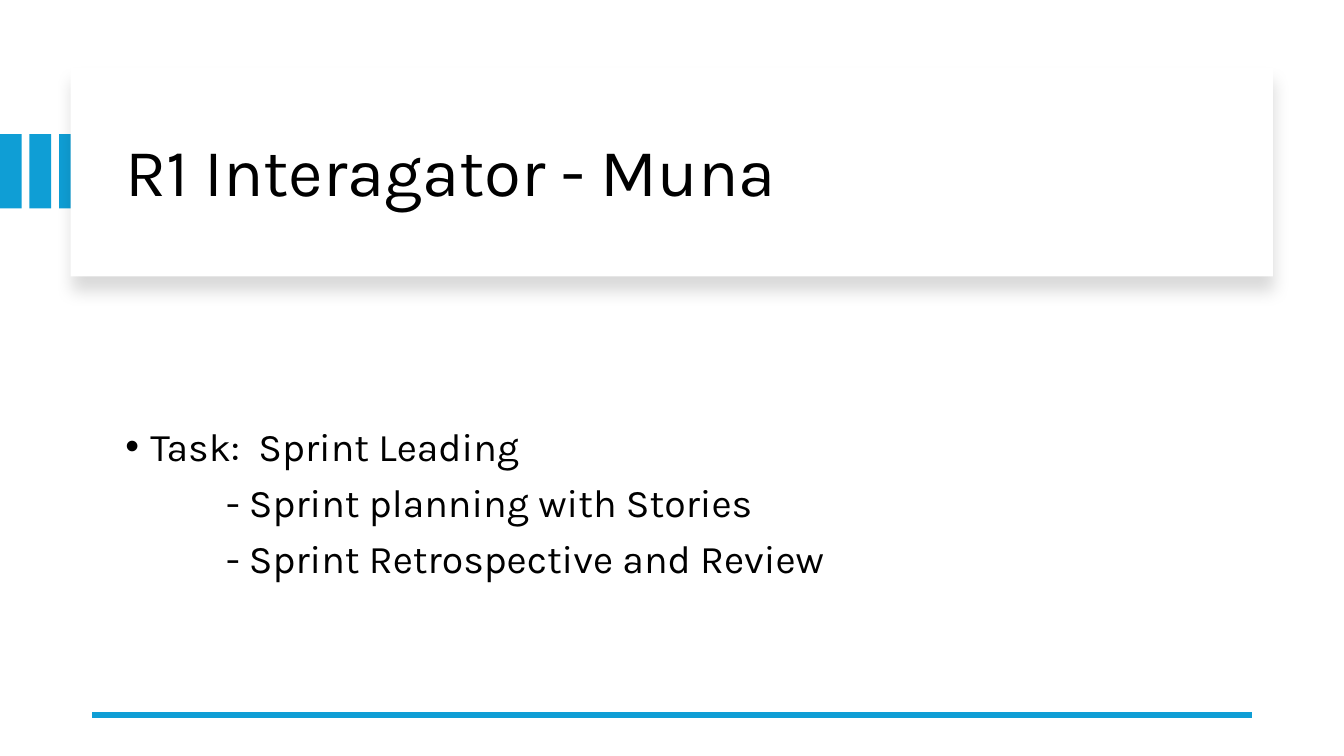
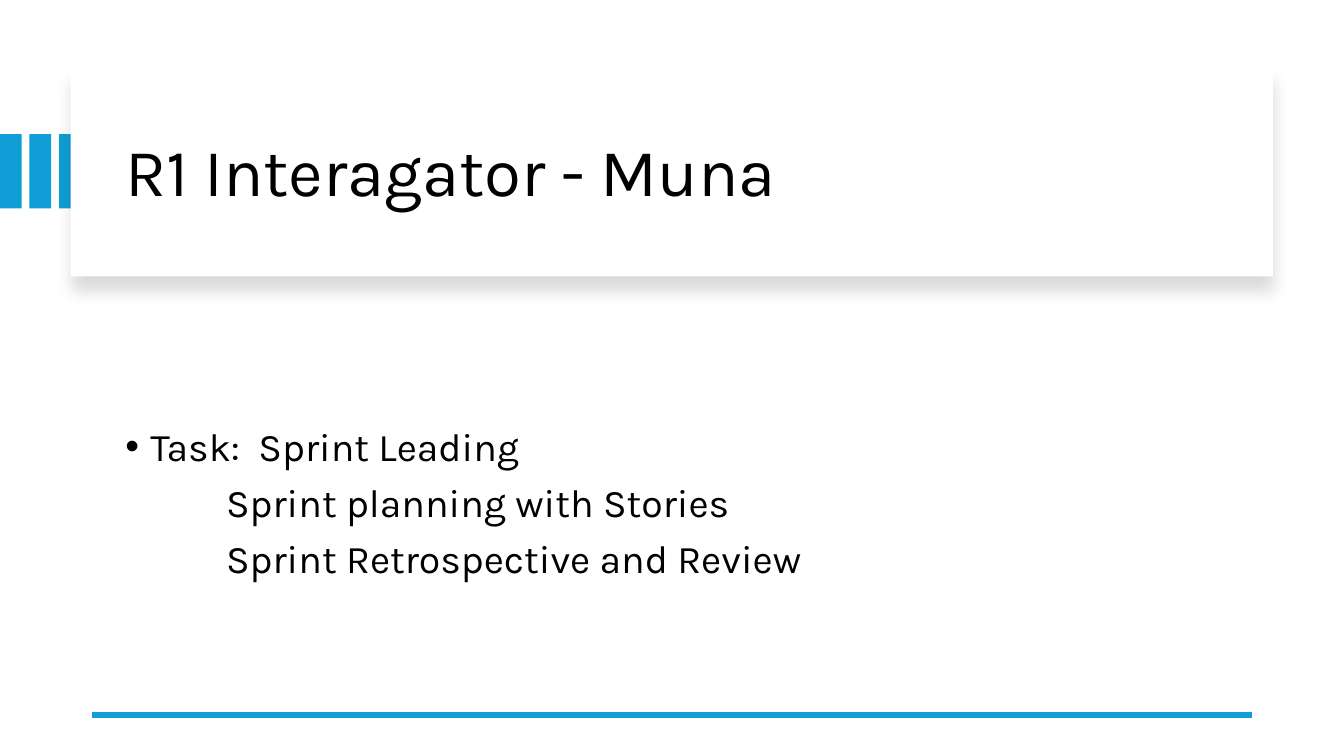
Before and after one commit to ctrl-muna/499-Codrone-Sim, a slide deck: slide 3 of docs/Presentation/W03_ PRESENTATION.pptx (slide 2 before the commit). Drawn at 1344x756 pixels with LibreOffice and Linux fonts; fonts in the diff are those of the drawing. Boxes give left, top, right and bottom in pixels: in the first picture for what was removed or moved away, otherwise in the second. Text is boxed around its words. In the diff, an @@ line names an element or a change of style, - is before the commit and + after.

```diff
--- a/docs/Presentation/W03_ PRESENTATION.pptx
+++ b/docs/Presentation/W03_ PRESENTATION.pptx
@@ text at [226,490,801,583]: text changed @@
-- Sprint planning with Stories
-- Sprint Retrospective and Review
+Sprint planning with Stories
+Sprint Retrospective and Review
```
Also in this commit, not shown: 5 other slides changed, 2 slides added, 1 slide removed, 1 other file.
